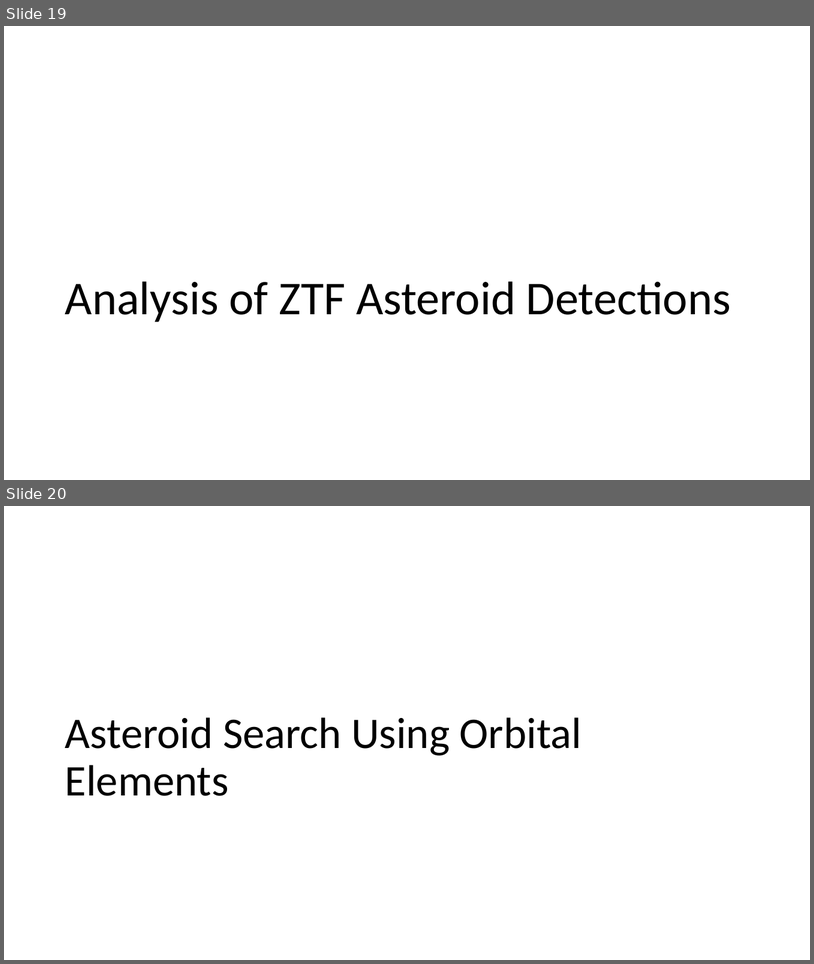
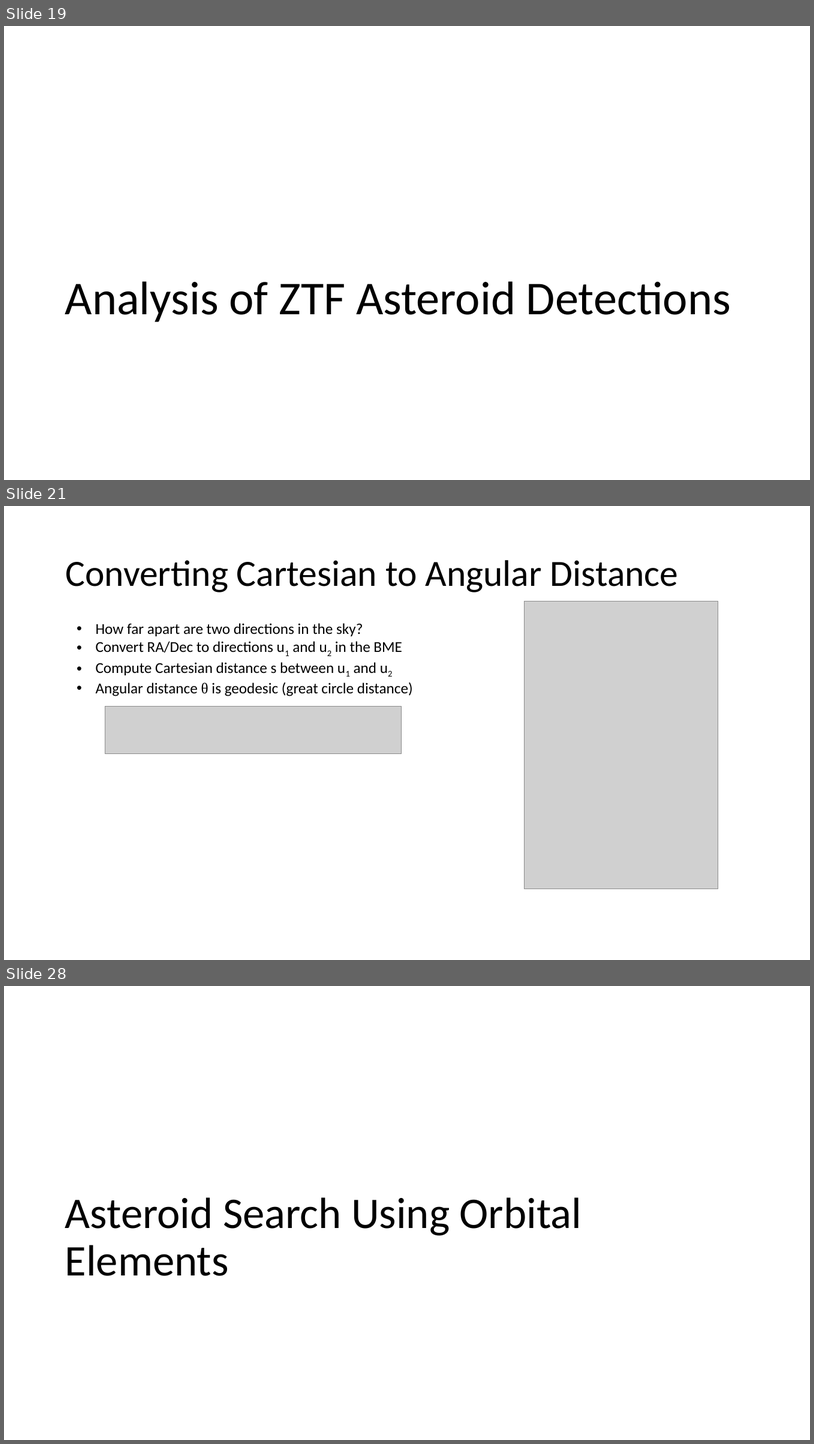
Before and after one commit to memanuel/kepler-sieve, a slide deck: thesis/kepler-sieve-slides.pptx. Shown one above the other, each under a label of ours: slides 19 and 20 before the commit, slides 19, 21 and 28 after it; the slides between them are not shown. The pictures are 814x964 and 814x1444 pixels, drawn with LibreOffice and Linux fonts; fonts in the diff are those of the drawing; grey boxes stand for pictures. Boxes give left, top, right and bottom in pixels: in the first picture for what was removed or moved away, otherwise in the second. Text is boxed around its words. In the diff, an @@ line names an element or a change of style, - is before the commit and + after.

```diff
--- a/thesis/kepler-sieve-slides.pptx
+++ b/thesis/kepler-sieve-slides.pptx
@@ slide 21 added at [4, 506, 810, 960], background #FFFFFF @@
@@ title added at [65, 560, 679, 592], 44 pt, text #000000 @@
+Converting Cartesian to Angular Distance
@@ picture added at [524, 601, 719, 889] @@
@@ text added at [96, 623, 413, 696], 18 pt, text #000000 @@
+• How far apart are two directions in the sky?
+• Convert RA/Dec to directions u1 and u2 in the BME
+• Compute Cartesian distance s between u1 and u2
+• Angular distance θ is geodesic (great circle distance)
@@ picture added at [105, 706, 401, 753] @@
@@ what was slide 20 is now slide 28 @@
```
Also in this commit, not shown: 7 other slides added.
